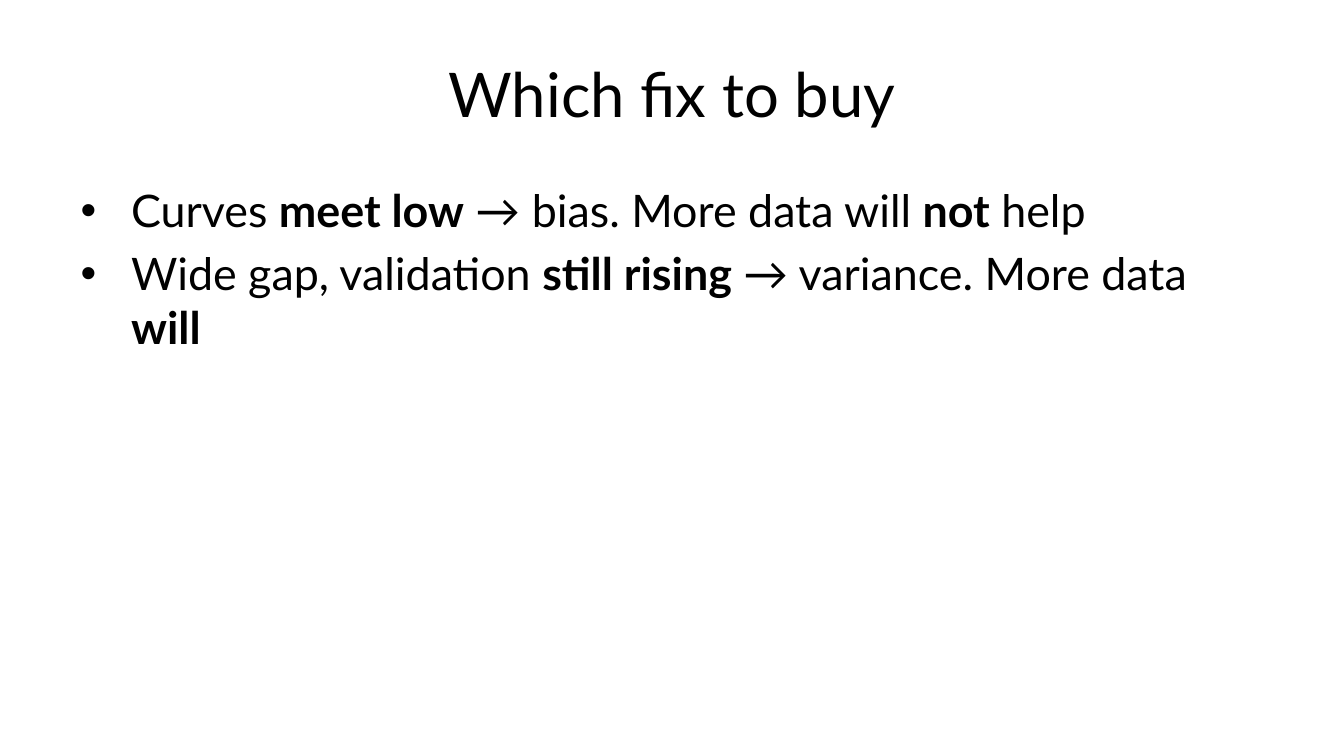
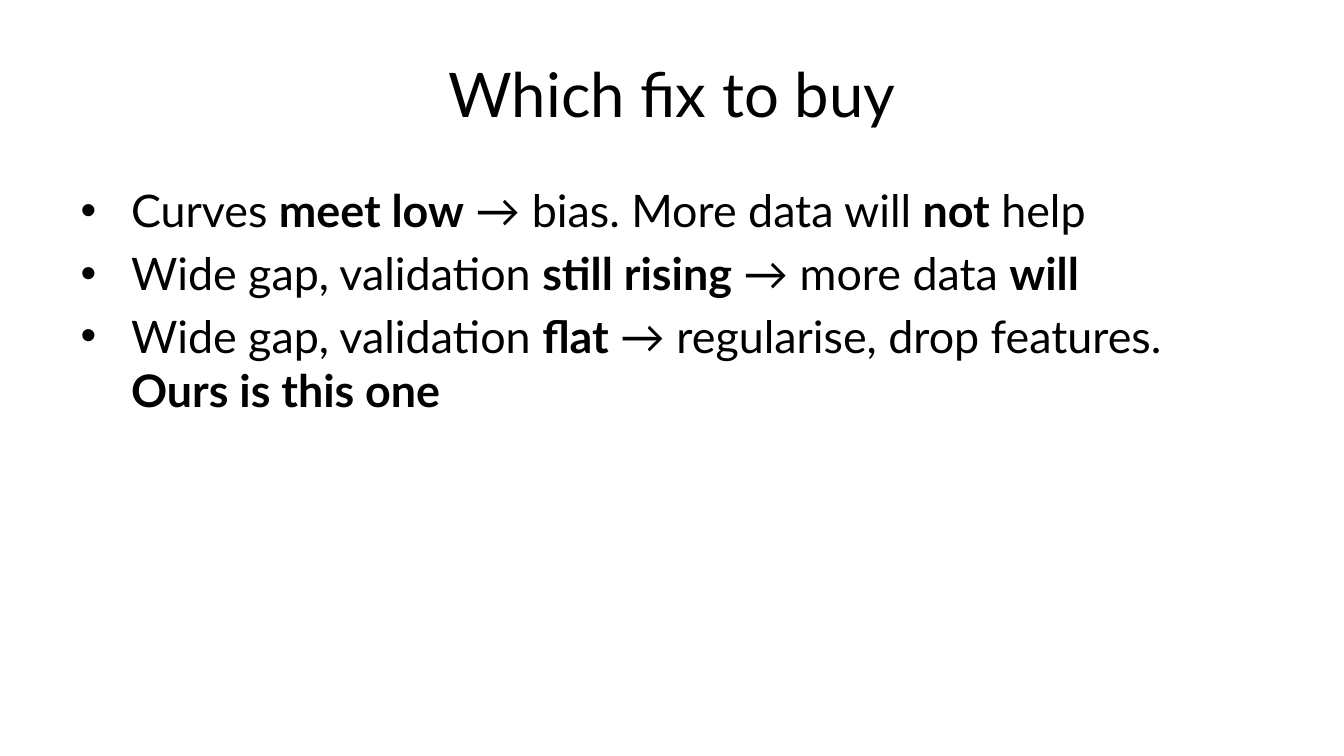
Before and after one commit to fabioantonini/technologies-for-artificial-intelligence, a slide deck: slide 29 of Lessons/05_experimental_methodology/Slides/experimental_methodology_slides.pptx. Drawn at 1344x756 pixels with LibreOffice and Linux fonts; fonts in the diff are those of the drawing; background and template pictures are left out. Boxes give left, top, right and bottom in pixels: in the first picture for what was removed or moved away, otherwise in the second. Text is boxed around its words. In the diff, an @@ line names an element or a change of style, - is before the commit and + after.

```diff
--- a/Lessons/05_experimental_methodology/Slides/experimental_methodology_slides.pptx
+++ b/Lessons/05_experimental_methodology/Slides/experimental_methodology_slides.pptx
@@ text at (131, 256, 1162, 408): text changed @@
-• Wide gap, validation still rising → variance. More data will
+• Wide gap, validation still rising → more data will
+• Wide gap, validation flat → regularise, drop features. Ours is this one
```
Also in this commit, not shown: 7 other files.
